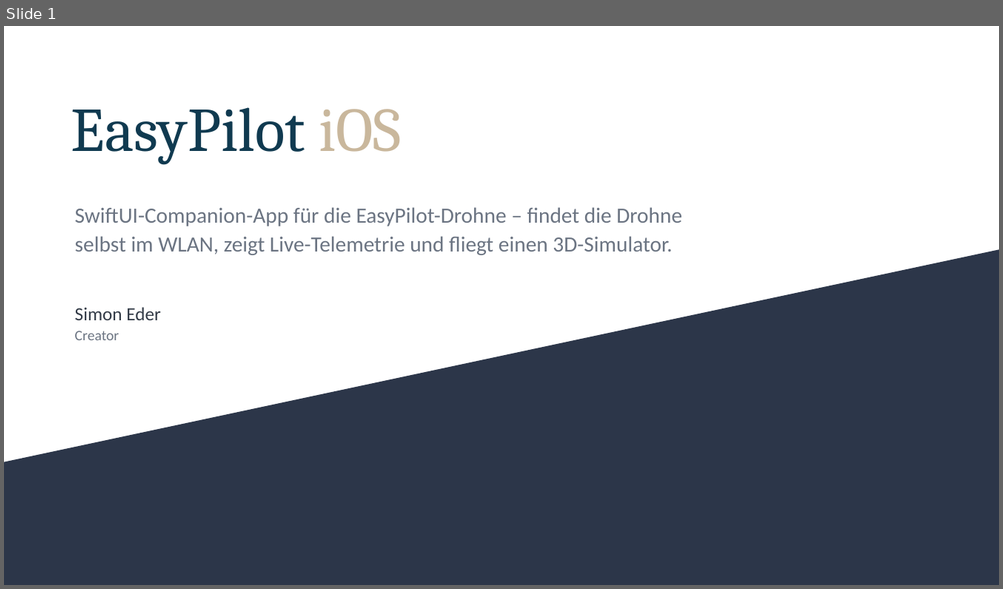
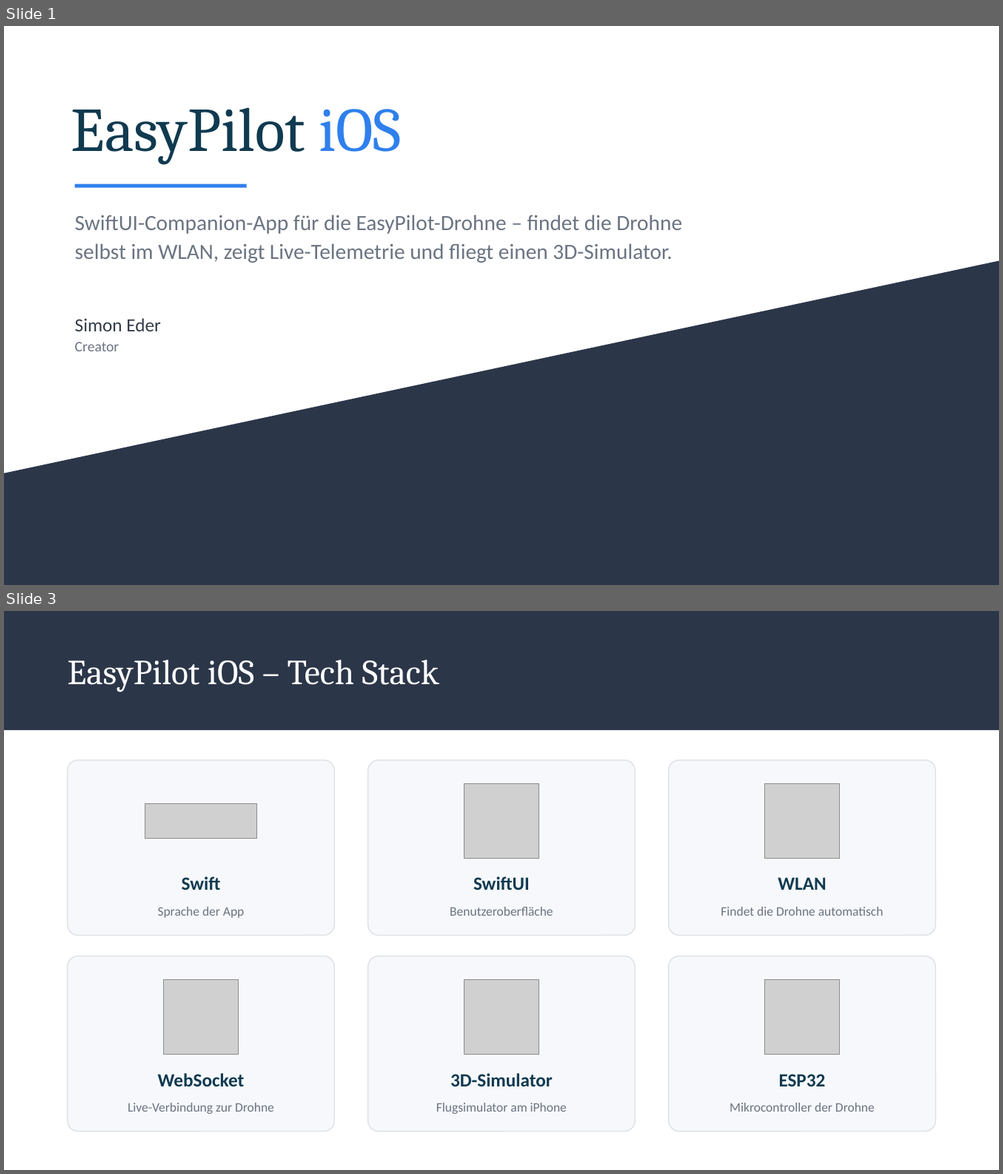
Before and after one commit to 2526-4ahitm-itp/2526-4ahitm-easypilot, a slide deck: docs/presentation-ios/EasyPilot-iOS.pptx. Shown one above the other, each under a label of ours: slide 1 before the commit, slides 1 and 3 after it; the slides between them are not shown. The pictures are 1003x589 and 1003x1174 pixels, drawn with LibreOffice and Linux fonts; fonts in the diff are those of the drawing; grey boxes stand for pictures. Boxes give left, top, right and bottom in pixels: in the first picture for what was removed or moved away, otherwise in the second. Text is boxed around its words. In the diff, an @@ line names an element or a change of style, - is before the commit and + after.

```diff
--- a/docs/presentation-ios/EasyPilot-iOS.pptx
+++ b/docs/presentation-ios/EasyPilot-iOS.pptx
@@ slide 3 added at box(4, 611, 999, 1170), background #FFFFFF @@
@@ rectangle added at box(4, 611, 999, 730), fill #2C3649 @@
@@ text added at box(68, 660, 439, 692), 34 pt, text #FFFFFF @@
+EasyPilot iOS – Tech Stack
@@ rounded rectangle added at box(68, 760, 335, 936), fill #F6F8FB, outline #DDE1E7 1 pt @@
@@ rounded rectangle added at box(368, 760, 635, 936), fill #F6F8FB, outline #DDE1E7 1 pt @@
@@ rounded rectangle added at box(669, 760, 936, 936), fill #F6F8FB, outline #DDE1E7 1 pt @@
@@ picture added at box(464, 784, 539, 859) @@
@@ picture added at box(764, 784, 839, 859) @@
@@ picture added at box(145, 804, 257, 839) @@
@@ text added at box(182, 877, 221, 890), 18 pt, text #103A50, bold @@
+Swift
@@ text added at box(473, 877, 529, 890), 18 pt, text #103A50, bold @@
+SwiftUI
@@ text added at box(777, 877, 825, 890), 18 pt, text #103A50, bold @@
+WLAN
@@ text added at box(158, 907, 244, 918), 12.5 pt, text #6B7482 @@
+Sprache der App
@@ text added at box(449, 907, 552, 916), 12.5 pt, text #6B7482 @@
+Benutzeroberfläche
@@ text added at box(720, 907, 883, 916), 12.5 pt, text #6B7482 @@
+Findet die Drohne automatisch
@@ rounded rectangle added at box(68, 957, 335, 1132), fill #F6F8FB, outline #DDE1E7 1 pt @@
@@ rounded rectangle added at box(368, 957, 635, 1132), fill #F6F8FB, outline #DDE1E7 1 pt @@
@@ rounded rectangle added at box(669, 957, 936, 1132), fill #F6F8FB, outline #DDE1E7 1 pt @@
@@ picture added at box(164, 980, 239, 1055) @@
@@ picture added at box(464, 980, 539, 1055) @@
@@ picture added at box(764, 980, 839, 1055) @@
@@ text added at box(158, 1073, 244, 1087), 18 pt, text #103A50, bold @@
+WebSocket
@@ text added at box(450, 1073, 552, 1087), 18 pt, text #103A50, bold @@
+3D-Simulator
@@ text added at box(779, 1074, 825, 1087), 18 pt, text #103A50, bold @@
+ESP32
@@ text added at box(128, 1103, 274, 1114), 12.5 pt, text #6B7482 @@
+Live-Verbindung zur Drohne
@@ text added at box(436, 1103, 566, 1114), 12.5 pt, text #6B7482 @@
+Flugsimulator am iPhone
@@ text added at box(729, 1103, 874, 1112), 12.5 pt, text #6B7482 @@
+Mikrocontroller der Drohne
@@ slide 1 changed as well @@
@@ text "EasyPilot iOS" at box(71, 107, 401, 164): text colour #C9B79C to #2F80ED in "iOS" @@
@@ rectangle added at box(75, 184, 247, 188), fill #2F80ED @@
@@ text "SwiftUI-Companion-App für die EasyPilot-Drohne – ...": place and size @@
-text "SwiftUI-Companion-App für die EasyPilot-Drohne – ..." at box(75, 207, 682, 255)
+text "SwiftUI-Companion-App für die EasyPilot-Drohne – ..." at box(75, 215, 682, 263)
@@ freeform shape: place and size @@
-freeform shape at box(4, 249, 999, 585)
+freeform shape at box(4, 261, 999, 585)
@@ text "Simon Eder": place and size @@
-text "Simon Eder" at box(75, 307, 160, 340)
+text "Simon Eder" at box(75, 318, 160, 352)
```
Also in this commit, not shown: 2 other slides changed, 1 slide removed, 8 other files.
